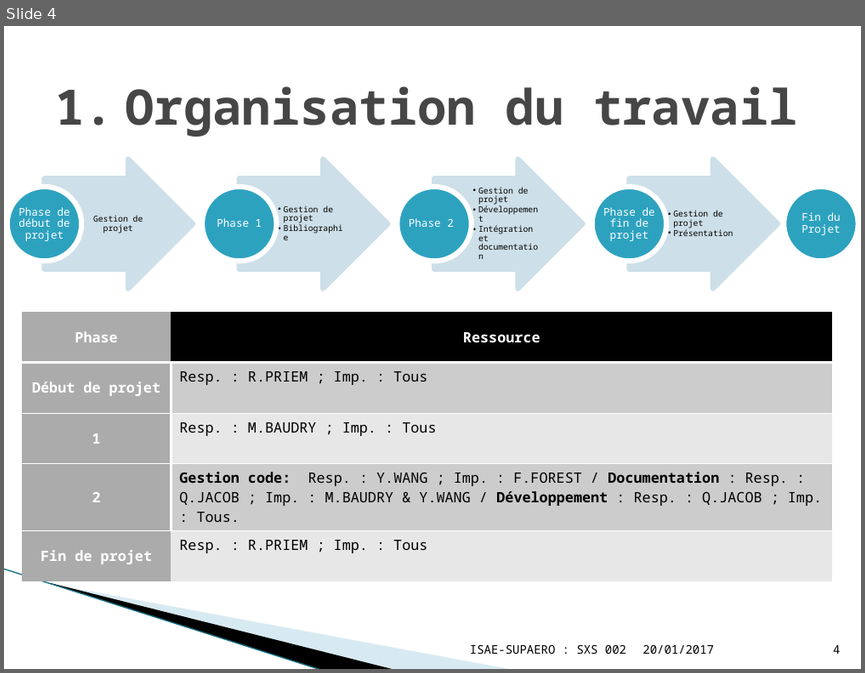
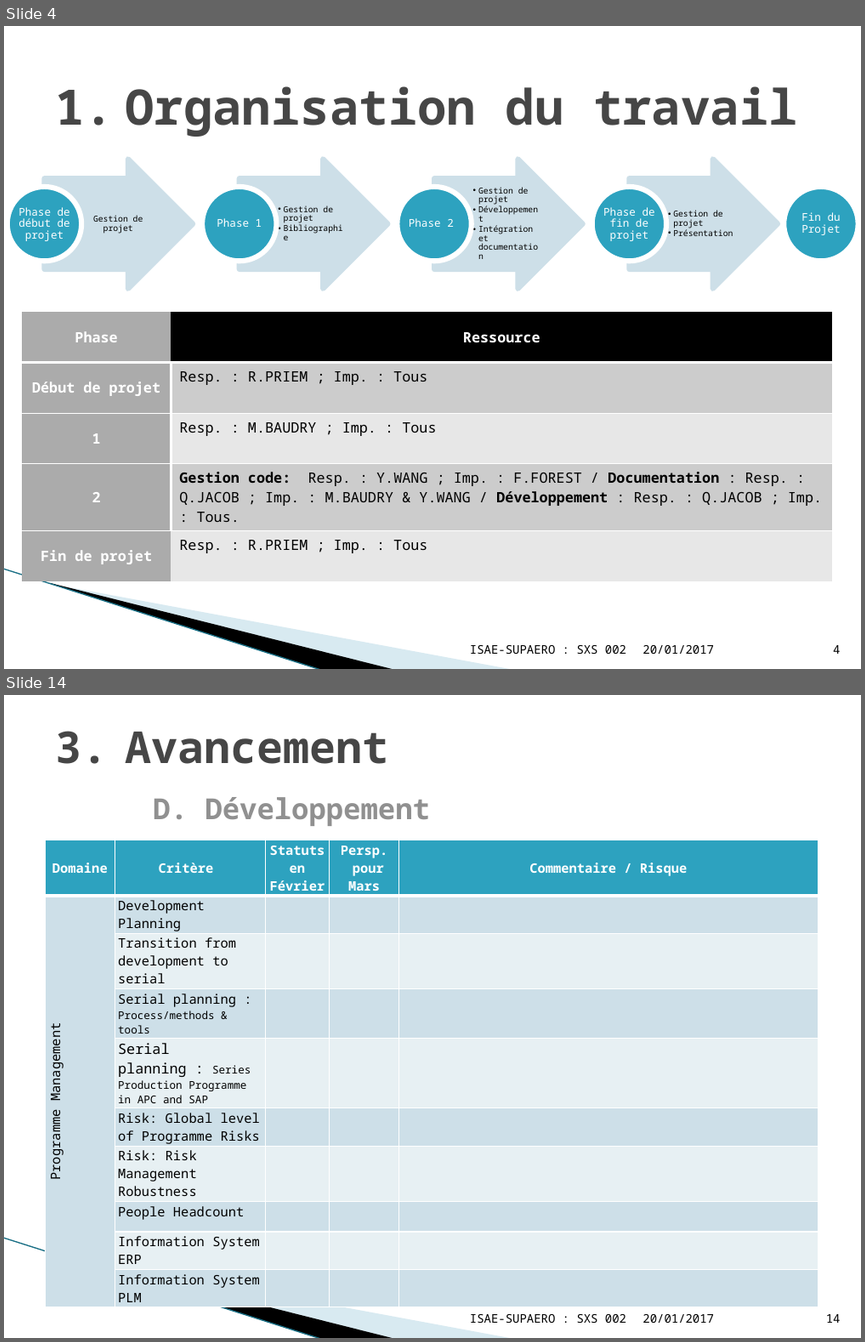
Before and after one commit to YuanxiangFranck/PIE_ISAE_Essais_Vol, a slide deck: gestion_projet/Project_Review03022017.pptx. Shown one above the other, each under a label of ours: slide 4 before the commit, slides 4 and 14 after it; the slides between them are not shown. The pictures are 865x673 and 865x1342 pixels, drawn with LibreOffice and Linux fonts; fonts in the diff are those of the drawing; background and template pictures are left out. Boxes give left, top, right and bottom in pixels: in the first picture for what was removed or moved away, otherwise in the second. Text is boxed around its words. In the diff, an @@ line names an element or a change of style, - is before the commit and + after.

```diff
--- a/gestion_projet/Project_Review03022017.pptx
+++ b/gestion_projet/Project_Review03022017.pptx
@@ slide 14 added at box(4, 695, 861, 1338), background #FFFFFF; not listed: 3 template elements that a slide beside it also shows @@
@@ title added at box(125, 732, 431, 826), 24.3 pt, text #909090, bold @@
+3. Avancement
+   D. Développement
@@ table added at box(45, 839, 818, 1305), 10 rows, 5 columns @@
+Domaine | Critère | Statuts en Février | Persp. / pour Mars | Commentaire / Risque
+Programme Management | Development Planning |  |  | 
+ | Transition from development to serial |  |  | 
+ | Serial planning : Process/methods & tools |  |  | 
+ | Serial planning : Series Production Programme in APC and SAP |  |  | 
+ | Risk: Global level of Programme Risks |  |  | 
+ | Risk: Risk Management Robustness |  |  | 
+ | People Headcount |  |  | 
+ | Information System ERP |  |  | 
+ | Information System PLM |  |  | 
@@ text added at box(470, 1314, 626, 1322), 10 pt, text #000000 @@
+ISAE-SUPAERO : SXS 002
@@ text added at box(642, 1314, 714, 1322), 10 pt, text #000000 @@
+20/01/2017
@@ page number added at box(826, 1314, 840, 1322), 10 pt, text #000000 @@
+14
```
Also in this commit, not shown: 4 slides changed, 6 other slides added, 3 other files.
